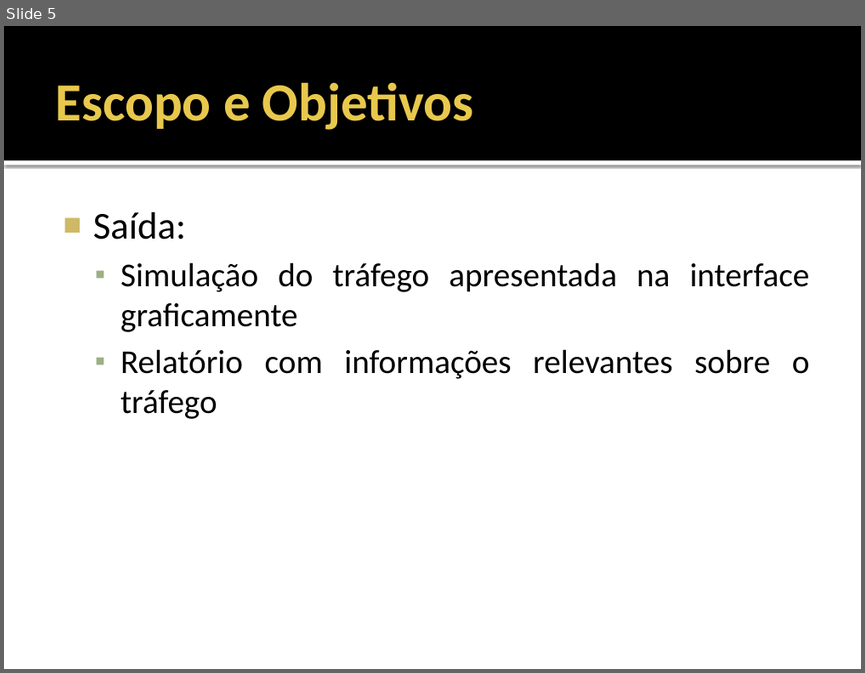
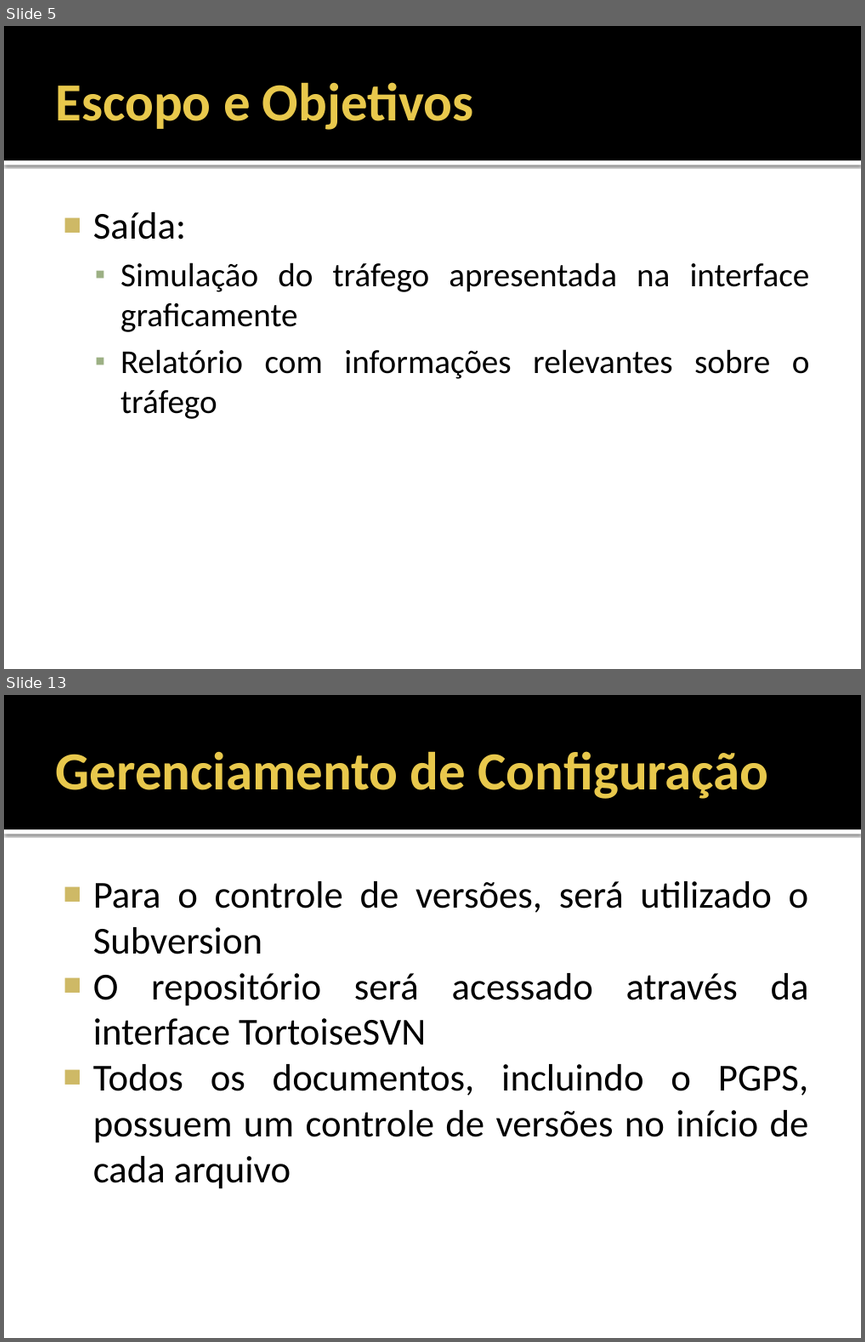
Before and after one commit to fchirigati/rota, a slide deck: Documentação/Planejamento/Apresentação.pptx. Shown one above the other, each under a label of ours: slide 5 before the commit, slides 5 and 13 after it; the slides between them are not shown. The pictures are 865x673 and 865x1342 pixels, drawn with LibreOffice and Linux fonts; fonts in the diff are those of the drawing. Boxes give left, top, right and bottom in pixels: in the first picture for what was removed or moved away, otherwise in the second. Text is boxed around its words. In the diff, an @@ line names an element or a change of style, - is before the commit and + after.

Commit message:
Atualização da documentação de planejamento e da Apresentação do PGPS.

```diff
--- a/Documentação/Planejamento/Apresentação.pptx
+++ b/Documentação/Planejamento/Apresentação.pptx
@@ slide 13 added at (x1=4, y1=695, x2=861, y2=1338), background #FFFFFF; not listed: 2 template elements that a slide beside it also shows @@
@@ title added at (x1=55, y1=751, x2=769, y2=799), 45 pt, text #E8C84C, bold @@
+Gerenciamento de Configuração
@@ text added at (x1=93, y1=881, x2=809, y2=1189), 32 pt, text #000000 @@
+■ Para o controle de versões, será utilizado o Subversion
+■ O repositório será acessado através da interface TortoiseSVN
+■ Todos os documentos, incluindo o PGPS, possuem um controle de versões no início de cada arquivo
```
Also in this commit, not shown: 5 slides changed, 8 other slides added, 2 other files.
